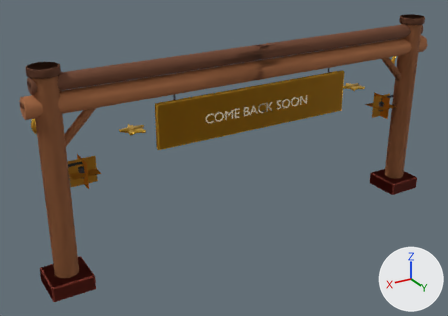
Two versions of the Blender file art/blender/gulch_gate.blend, one commit apart.
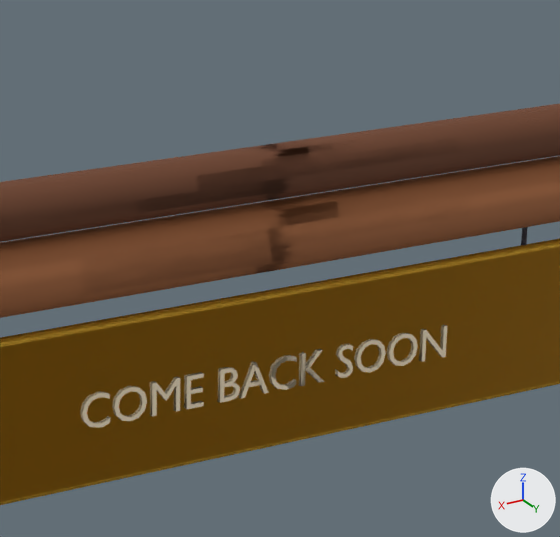
There are two pictures of each version: one whole from a camera (50 mm lens) standing at (13.19, 19.49, 13.38) and looking at (1.26, -0.4, 3.43), one close up on the part from 41% to 76% of the width and 2% to 49% of the height. Arrows for +X, +Y and +Z are at lower right; the lights stay in place. The last two pictures show the newer version.

Names of what the first close-up shows: 'Beam', 'BeamTop', 'Gate', 'SignBack' and 1 more.
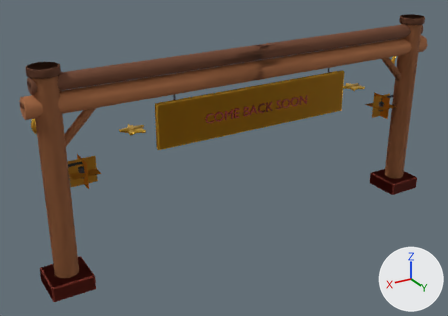
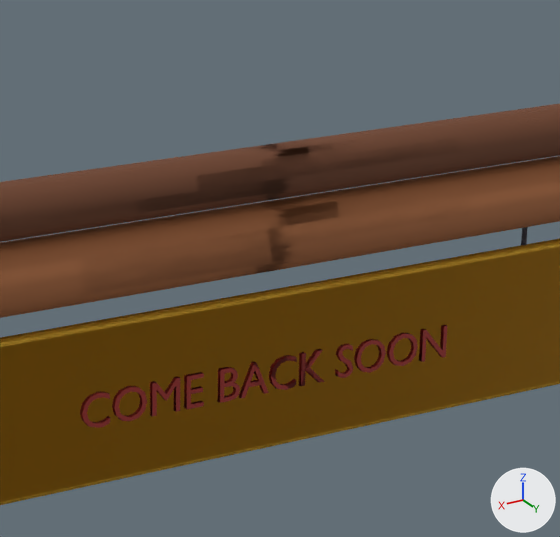
What differs and where, as boxes [x1, y1, x2, y2] in the close-ups (560 x 537 px):
'SignBack', recoloured
    both: [81, 325, 447, 423]
part 1 of me_gate, recoloured
    both: [80, 325, 446, 428]

What changed in the scene script:
```text
Change me_signback:
    where me_signback.from_pydata(...)  # 996 vertices, 723 faces; spans x -2.41..2.39, y -0.17..0.22, z -0.03..0.03
    remove me_signback.materials.append(mat_gulchcream)  # beige #fbe9c8
    add me_signback.materials.append(mat_gulchreddark)  # red #97261f
Change me_gate:
    where me_gate.from_pydata(...)  # 2806 vertices, 2245 faces; spans x -9.0..9.0, y -0.8..0.8, z 0.0..8.3
    used by ob_gate; location = (0.0, 0.0, 0.0)
    me_gate part 1: 723 of the faces centred in x -2.4..2.4, y 0.1..0.2, z 5.3..5.7 switch from mat_gulchcream (beige #fbe9c8) to mat_gulchreddark (red #97261f)
```
